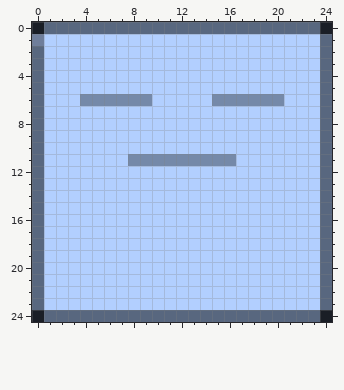
Pixel-art sprite, stored at data/cub1.png. The picture above was drawn from the file before the commit.
The file is 25x25 pixels. Colours within 5 levels of each other are drawn and written as one.
Now the later version:
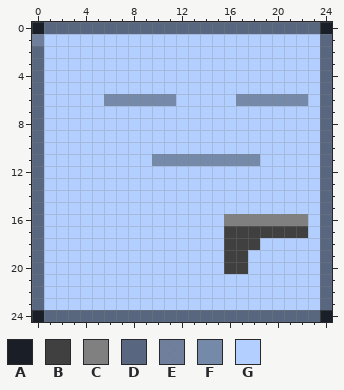
Palette (. is transparent): A #1a1e26  B #404040  C #808080  D #58677f  E #6b7c99f1  F #7589a9  G #b2cfff
The edit:
The edit turns colour G into colour B in row 17 at x 16 to 22; in row 18 at x 16 to 18; in rows 19 to 20 at x 16 to 17.
The edit turns colour G into colour C in row 16 at x 16 to 22.
The edit turns colour G into colour F in row 6 at x 10 to 11 and 21 to 22; in row 11 at x 17 to 18.
The edit turns colour F into colour G in row 6 at x 4 to 5 and 15 to 16; in row 11 at x 8 to 9.
